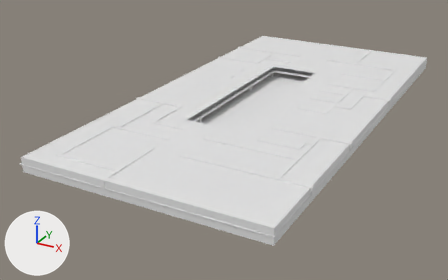
Renders of the Blender file Assets/Models/map/Mall_blender.blend from each side of a commit.
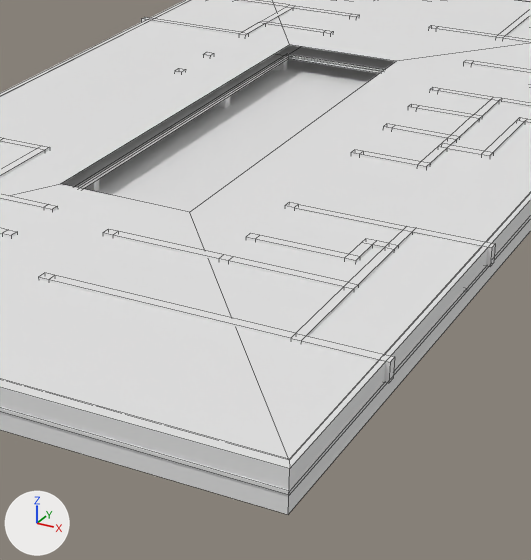
Each version is shown whole from a 50 mm camera at (208.0, -338.0, 149.0) aimed at (22.0, 0.0, -20.0), then close up on the part from 37% to 82% of the width and 18% to 94% of the height. Every picture has the same lights, and +X, +Y and +Z are marked at lower left. The older version's two pictures come first. The close-ups show mesh edges as thin lines.

The older version as bpy lines, for what is in view:
```python
me_cube_003 = bpy.data.meshes.new('Cube.003')
me_cube_003.from_pydata([(0.02, -2.07, -0.26), (0.02, -0.42, -0.26), (0.54, -0.43, -0.26), (0.53, -2.07, -0.26), (0.09, -1.94, -0.34), (0.09, -0.55, -0.34), (0.46, -0.56, -0.34), (0.46, -1.94, -0.34)], [], [(2, 1, 5, 6), (6, 5, 4, 7), (3, 2, 6, 7), (1, 0, 4, 5), (0, 3, 7, 4)])
me_cube_004 = bpy.data.meshes.new('Cube.004')
me_cube_004.from_pydata([(-0.92, -3.09, -0.26), (-0.92, 0.66, -0.26), (1.24, -3.09, -0.26), (1.24, 0.66, -0.26), (0.03, -2.06, -0.26), (0.02, -0.43, -0.26), (0.53, -0.44, -0.26), (0.52, -2.06, -0.26)], [], [(1, 0, 4, 5), (0, 2, 7, 4), (3, 1, 5, 6), (2, 3, 6, 7)])
me_cube_006 = bpy.data.meshes.new('Cube.006')
me_cube_006.from_pydata([(-0.92, -3.09, 0.26), (-0.92, 0.66, 0.26), (1.24, -3.09, 0.26), (1.24, 0.66, 0.26)], [], [(1, 3, 2, 0)])
ob_firstfloor = bpy.data.objects.new('FirstFloor', me_cube_006)
ob_firstfloor.location = (52.5, -72.1, 8.8)
ob_firstfloor.scale = (-67.6, -78.2, -42.2)
ob_roof = bpy.data.objects.new('Roof', me_cube_004)
ob_roof.location = (52.5, -72.1, -4.2)
ob_roof.scale = (-67.6, -78.2, -42.2)
ob_skylight = bpy.data.objects.new('Skylight', me_cube_003)
ob_skylight.location = (52.5, -72.1, -4.2)
ob_skylight.scale = (-67.6, -78.2, -42.2)
ob_skylight.hide_set(True)
# also in view: 'SecondFloor' at (41.0, 22.0, 3.0); 'MallWalls' at (42.0, 23.0, 2.0); 'SecondFloorWalls' at (42.0, 22.0, 5.0)
```
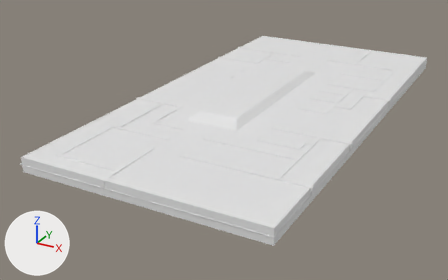
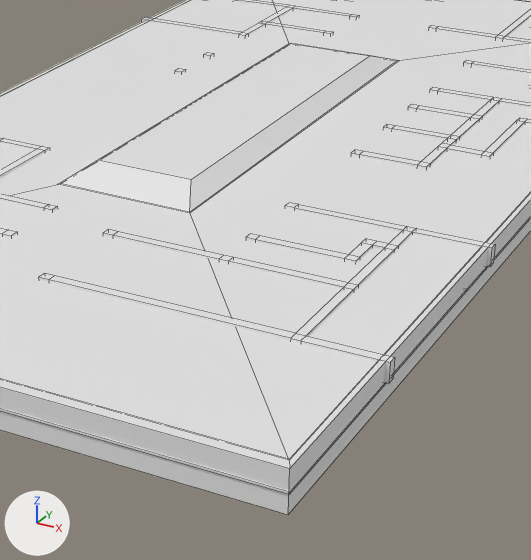
What the commit changed:
Object 'Skylight' (ob_skylight) is now shown.

Boxes (x1, y1, x2, y2) around the edits, measured in the close-ups (531 x 560 px):
'Skylight', shown
    after: (58, 43, 398, 213)
'FirstFloor', unchanged, covered by the edit
    before: (96, 59, 379, 212)
'SecondFloor', unchanged, covered by the edit
    before: (0, 45, 531, 495)
    after: (0, 215, 531, 495)
